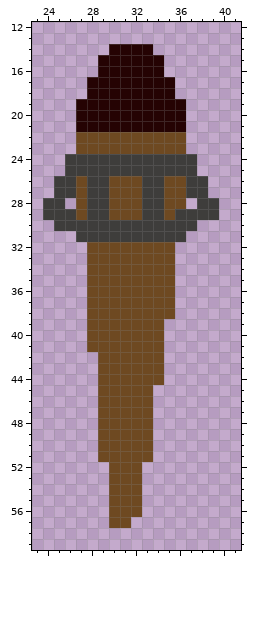
Two versions of one pixel-art sprite, assets/elements/torche.png. That is the earlier state.
The file is 64x64 pixels. Shown: x 23..41, y 12..59.
Once edited:
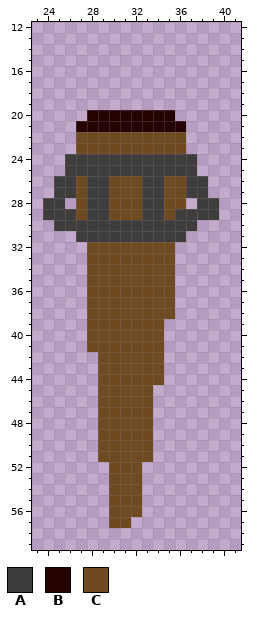
Palette (. is transparent): A #3e3d3b  B #250303  C #6e4921
Difference:
y 14: x 30..33 BBBB -> ....
y 15..16: x 29..34 BBBBBB -> ......
y 17..18: x 28..35 BBBBBBBB -> ........
y 19: x 27..36 BBBBBBBBBB -> ..........
y 20: x 27 B -> .; x 36 B -> .
Boxes around the changes in both pictures, in picture pixels (x1, y1, x2, y2):
erased: (76, 44, 186, 121)
